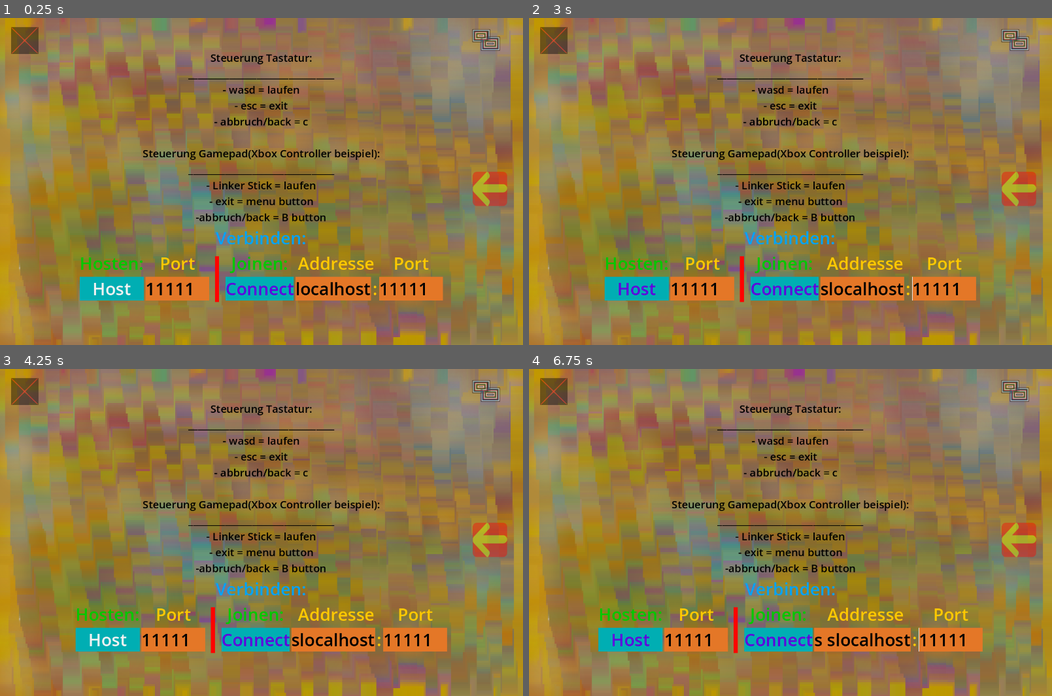
Above: before the commit, frames 1-4 (two rows, left to right).
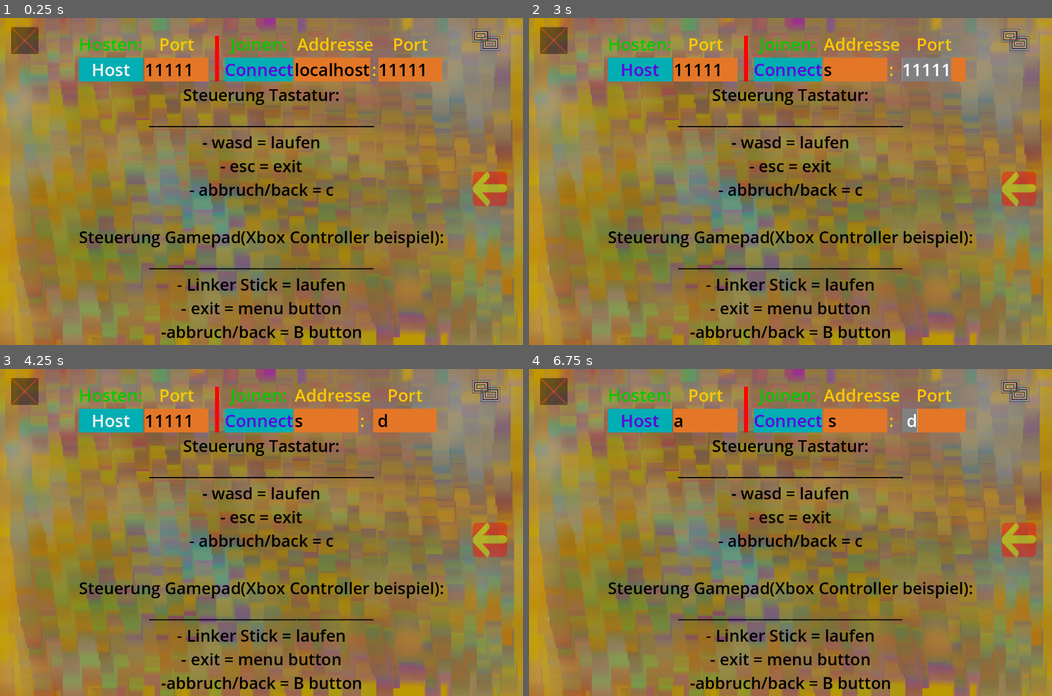
Above: after the commit, the same moments.

Repository: NIK-98/Paint_The_Ground
Game: Godot game, scene res://sceens/main.tscn
Same seed, same stepped clock (60 frames per second), same inputs: the game is played once before the commit and once after it.
Inputs (mouse positions are in pixels of both pictures, inside the frame that each line leads up to):
- Up to frame 1 (0.25 s): no input
- Up to frame 2 (3 s): click "Host" at 0.5 s; click "Connect" at 1.25 s; move the mouse to (905, 165) at 2.02 s; hold D (right) 2.03-2.78 s; hold Tab (Info) 2.03-2.78 s; click (905, 165) at 2.17 s; tap Enter at 2.75 s; move the mouse to (685, 197) at 2.77 s; hold S (down) from 2.78 s (still down); tap Tab (Info) at 2.85 s
- Up to frame 3 (4.25 s): tap Space at 3.5 s; move the mouse to (313, 460) at 3.52 s; release S (down) at 3.53 s; hold D (right) from 3.53 s (still down); hold Tab (Info) from 3.53 s (still down)
- Up to frame 4 (6.75 s): move the mouse to (764, 597) at 4.27 s; release D (right) at 4.28 s; release Tab (Info) at 4.28 s; hold W (up) 4.28-5.03 s; tap Tab (Info) at 4.35, 5.85 s; click (764, 597) at 4.42 s; tap Enter at 5 s; move the mouse to (947, 581) at 5.02 s; hold Tab (Info) 5.03-5.78 s; hold A (left) 5.03-6.53 s; move the mouse to (633, 483) at 5.77 s; tap Space at 6.5 s; move the mouse to (816, 532) at 6.52 s; hold S (down) from 6.53 s (still down); hold Tab (Info) from 6.53 s (still down); click (816, 532) at 6.67 s

The runs differ from the first frame. In frame 1, 17% of the frame differs, in the area x 15-85%, y 5-98%; in frame 2, 17%; in frame 3, 17%; in frame 4, 17%, in the area x 13-87%, y 5-98%.

Commit message:
ui angepasst

Diff:
--- a/project.godot
+++ b/project.godot
@@ -30,6 +30,7 @@
 window/size/borderless=true
 window/stretch/mode="viewport"
 window/stretch/aspect="ignore"
+window/handheld/orientation=4
 window/vsync/vsync_mode=0
 
 [file_customization]
--- a/sceens/ui.tscn
+++ b/sceens/ui.tscn
@@ -8,6 +8,15 @@
 
 [sub_resource type="StyleBoxTexture" id="StyleBoxTexture_qdq5t"]
 texture = ExtResource("2_plmyg")
+
+[sub_resource type="SystemFont" id="SystemFont_6yb3n"]
+font_names = PackedStringArray("Goudy Stout")
+subpixel_positioning = 0
+
+[sub_resource type="Theme" id="Theme_iqe0b"]
+Label/colors/font_color = Color(1, 0.0405029, 0.0223527, 1)
+Label/font_sizes/font_size = 18
+Label/fonts/font = SubResource("SystemFont_6yb3n")
 
 [sub_resource type="StyleBoxFlat" id="StyleBoxFlat_qxaaj"]
 bg_color = Color(0, 0.682353, 0.701961, 1)
@@ -53,32 +62,19 @@
 LineEdit/styles/normal = SubResource("StyleBoxFlat_y8ive")
 LineEdit/styles/read_only = SubResource("StyleBoxFlat_hfxwm")
 
-[sub_resource type="SystemFont" id="SystemFont_6yb3n"]
-font_names = PackedStringArray("Goudy Stout")
-subpixel_positioning = 0
-
-[sub_resource type="Theme" id="Theme_iqe0b"]
-Label/colors/font_color = Color(0.815686, 0.380392, 0, 1)
-Label/font_sizes/font_size = 18
-Label/fonts/font = SubResource("SystemFont_6yb3n")
-
 [node name="UI" type="Control" groups=["Persist"]]
 process_mode = 3
 layout_mode = 3
 anchors_preset = 0
-offset_left = 296.0
-offset_top = 120.0
-offset_right = 336.0
-offset_bottom = 160.0
+offset_right = 1280.0
+offset_bottom = 800.0
 theme = SubResource("Theme_lp7i3")
 script = ExtResource("1_jid7m")
 
 [node name="Panel" type="PanelContainer" parent="."]
-layout_mode = 0
-offset_left = -296.0
-offset_top = -120.0
-offset_right = 984.0
-offset_bottom = 680.0
+layout_mode = 1
+offset_right = 1280.0
+offset_bottom = 800.0
 theme_override_styles/panel = SubResource("StyleBoxTexture_qdq5t")
 
 [node name="CenterContainer" type="CenterContainer" parent="Panel"]
@@ -86,11 +82,130 @@
 
 [node name="Net" type="VBoxContainer" parent="Panel/CenterContainer"]
 layout_mode = 2
+theme_override_constants/separation = 5
+
+[node name="Connecting" type="Label" parent="Panel/CenterContainer/Net"]
+layout_mode = 2
+theme = SubResource("Theme_iqe0b")
+
+[node name="Options" type="HBoxContainer" parent="Panel/CenterContainer/Net"]
+layout_mode = 2
+theme_override_constants/separation = 40
+
+[node name="Option1" type="HBoxContainer" parent="Panel/CenterContainer/Net/Options"]
+layout_mode = 2
+
+[node name="o1" type="VBoxContainer" parent="Panel/CenterContainer/Net/Options/Option1"]
+layout_mode = 2
+
+[node name="Label" type="Label" parent="Panel/CenterContainer/Net/Options/Option1/o1"]
+layout_mode = 2
+theme_override_colors/font_color = Color(0, 0.788235, 0, 1)
+theme_override_font_sizes/font_size = 42
+text = "Hosten:"
+horizontal_alignment = 1
+
+[node name="Host" type="Button" parent="Panel/CenterContainer/Net/Options/Option1/o1"]
+layout_mode = 2
+theme = SubResource("Theme_lvwad")
+theme_override_font_sizes/font_size = 42
+text = "Host"
+script = ExtResource("1_i02t5")
+
+[node name="o1_port" type="VBoxContainer" parent="Panel/CenterContainer/Net/Options/Option1"]
+layout_mode = 2
+
+[node name="Label" type="Label" parent="Panel/CenterContainer/Net/Options/Option1/o1_port"]
+layout_mode = 2
+theme_override_colors/font_color = Color(1, 0.788235, 0, 1)
+theme_override_font_sizes/font_size = 42
+text = "Port"
+horizontal_alignment = 1
+
+[node name="port" type="LineEdit" parent="Panel/CenterContainer/Net/Options/Option1/o1_port"]
+layout_mode = 2
+theme = SubResource("Theme_4377g")
+theme_override_font_sizes/font_size = 42
+text = "11111"
+max_length = 5
+expand_to_text_length = true
+select_all_on_focus = true
+
+[node name="Line2D" type="Line2D" parent="Panel/CenterContainer/Net/Options"]
+position = Vector2(-2, -46)
+points = PackedVector2Array(340, 54, 340, 118.919, 340, 166)
+default_color = Color(1, 0.0117647, 0, 1)
+
+[node name="Option2" type="HBoxContainer" parent="Panel/CenterContainer/Net/Options"]
+layout_mode = 2
+
+[node name="o2" type="VBoxContainer" parent="Panel/CenterContainer/Net/Options/Option2"]
+layout_mode = 2
+
+[node name="Label" type="Label" parent="Panel/CenterContainer/Net/Options/Option2/o2"]
+layout_mode = 2
+theme_override_colors/font_color = Color(0, 0.788235, 0, 1)
+theme_override_font_sizes/font_size = 42
+text = "Joinen:"
+horizontal_alignment = 1
+
+[node name="Connect" type="Button" parent="Panel/CenterContainer/Net/Options/Option2/o2"]
+layout_mode = 2
+theme = SubResource("Theme_s33f1")
+theme_override_font_sizes/font_size = 42
+text = "Connect"
+
+[node name="o3" type="VBoxContainer" parent="Panel/CenterContainer/Net/Options/Option2"]
+layout_mode = 2
+
+[node name="Label" type="Label" parent="Panel/CenterContainer/Net/Options/Option2/o3"]
+layout_mode = 2
+theme_override_colors/font_color = Color(1, 0.788235, 0, 1)
+theme_override_font_sizes/font_size = 42
+text = "Addresse"
+horizontal_alignment = 1
+
+[node name="remote1" type="HBoxContainer" parent="Panel/CenterContainer/Net/Options/Option2/o3"]
+layout_mode = 2
+
+[node name="Remote" type="LineEdit" parent="Panel/CenterContainer/Net/Options/Option2/o3/remote1"]
+layout_mode = 2
+theme = SubResource("Theme_ihe75")
+theme_override_font_sizes/font_size = 42
+text = "localhost"
+max_length = 15
+expand_to_text_length = true
+select_all_on_focus = true
+
+[node name="punkt" type="Label" parent="Panel/CenterContainer/Net/Options/Option2/o3/remote1"]
+layout_mode = 2
+theme_override_colors/font_color = Color(1, 0.788235, 0, 1)
+theme_override_font_sizes/font_size = 42
+text = ":"
+
+[node name="o4" type="VBoxContainer" parent="Panel/CenterContainer/Net/Options/Option2"]
+layout_mode = 2
+
+[node name="Label" type="Label" parent="Panel/CenterContainer/Net/Options/Option2/o4"]
+layout_mode = 2
+theme_override_colors/font_color = Color(1, 0.788235, 0, 1)
+theme_override_font_sizes/font_size = 42
+text = "Port"
+horizontal_alignment = 1
+
+[node name="port" type="LineEdit" parent="Panel/CenterContainer/Net/Options/Option2/o4"]
+layout_mode = 2
+theme = SubResource("Theme_4377g")
+theme_override_font_sizes/font_size = 42
+text = "11111"
+max_length = 5
+expand_to_text_length = true
+select_all_on_focus = true
 
 [node name="Steuerung" type="Label" parent="Panel/CenterContainer/Net"]
 layout_mode = 2
 theme_override_colors/font_color = Color(0, 0, 0, 1)
-theme_override_font_sizes/font_size = 26
+theme_override_font_sizes/font_size = 40
 text = "Steuerung Tastatur:
 ________________________________
 - wasd = laufen
@@ -104,128 +219,5 @@
 -abbruch/back = B button"
 horizontal_alignment = 1
 
-[node name="Label" type="Label" parent="Panel/CenterContainer/Net"]
-layout_mode = 2
-theme_override_colors/font_color = Color(0, 0.639216, 0.980392, 1)
-theme_override_font_sizes/font_size = 42
-text = "Verbinden:"
-horizontal_alignment = 1
-vertical_alignment = 1
-
-[node name="Options" type="HBoxContainer" parent="Panel/CenterContainer/Net"]
-layout_mode = 2
-theme_override_constants/separation = 40
-
-[node name="Option1" type="HBoxContainer" parent="Panel/CenterContainer/Net/Options"]
-layout_mode = 2
-
-[node name="o1" type="VBoxContainer" parent="Panel/CenterContainer/Net/Options/Option1"]
-layout_mode = 2
-
-[node name="Label" type="Label" parent="Panel/CenterContainer/Net/Options/Option1/o1"]
-layout_mode = 2
-theme_override_colors/font_color = Color(0, 0.788235, 0, 1)
-theme_override_font_sizes/font_size = 42
-text = "Hosten:"
-horizontal_alignment = 1
-
-[node name="Host" type="Button" parent="Panel/CenterContainer/Net/Options/Option1/o1"]
-layout_mode = 2
-theme = SubResource("Theme_lvwad")
-theme_override_font_sizes/font_size = 42
-text = "Host"
-script = ExtResource("1_i02t5")
-
-[node name="o1_port" type="VBoxContainer" parent="Panel/CenterContainer/Net/Options/Option1"]
-layout_mode = 2
-
-[node name="Label" type="Label" parent="Panel/CenterContainer/Net/Options/Option1/o1_port"]
-layout_mode = 2
-theme_override_colors/font_color = Color(1, 0.788235, 0, 1)
-theme_override_font_sizes/font_size = 42
-text = "Port"
-horizontal_alignment = 1
-
-[node name="port" type="LineEdit" parent="Panel/CenterContainer/Net/Options/Option1/o1_port"]
-layout_mode = 2
-theme = SubResource("Theme_4377g")
-theme_override_font_sizes/font_size = 42
-text = "11111"
-max_length = 5
-expand_to_text_length = true
-
-[node name="Line2D" type="Line2D" parent="Panel/CenterContainer/Net/Options"]
-position = Vector2(-4, -42)
-points = PackedVector2Array(340, 54, 340, 118.919, 340, 166)
-default_color = Color(1, 0.0117647, 0, 1)
-
-[node name="Option2" type="HBoxContainer" parent="Panel/CenterContainer/Net/Options"]
-layout_mode = 2
-
-[node name="o2" type="VBoxContainer" parent="Panel/CenterContainer/Net/Options/Option2"]
-layout_mode = 2
-
-[node name="Label" type="Label" parent="Panel/CenterContainer/Net/Options/Option2/o2"]
-layout_mode = 2
-theme_override_colors/font_color = Color(0, 0.788235, 0, 1)
-theme_override_font_sizes/font_size = 42
-text = "Joinen:"
-horizontal_alignment = 1
-
-[node name="Connect" type="Button" parent="Panel/CenterContainer/Net/Options/Option2/o2"]
-layout_mode = 2
-theme = SubResource("Theme_s33f1")
-theme_override_font_sizes/font_size = 42
-text = "Connect"
-
-[node name="o3" type="VBoxContainer" parent="Panel/CenterContainer/Net/Options/Option2"]
-layout_mode = 2
-
-[node name="Label" type="Label" parent="Panel/CenterContainer/Net/Options/Option2/o3"]
-layout_mode = 2
-theme_override_colors/font_color = Color(1, 0.788235, 0, 1)
-theme_override_font_sizes/font_size = 42
-text = "Addresse"
-horizontal_alignment = 1
-
-[node name="remote1" type="HBoxContainer" parent="Panel/CenterContainer/Net/Options/Option2/o3"]
-layout_mode = 2
-
-[node name="Remote" type="LineEdit" parent="Panel/CenterContainer/Net/Options/Option2/o3/remote1"]
-layout_mode = 2
-theme = SubResource("Theme_ihe75")
-theme_override_font_sizes/font_size = 42
-text = "localhost"
-max_length = 15
-expand_to_text_length = true
-
-[node name="punkt" type="Label" parent="Panel/CenterContainer/Net/Options/Option2/o3/remote1"]
-layout_mode = 2
-theme_override_colors/font_color = Color(1, 0.788235, 0, 1)
-theme_override_font_sizes/font_size = 42
-text = ":"
-
-[node name="o4" type="VBoxContainer" parent="Panel/CenterContainer/Net/Options/Option2"]
-layout_mode = 2
-
-[node name="Label" type="Label" parent="Panel/CenterContainer/Net/Options/Option2/o4"]
-layout_mode = 2
-theme_override_colors/font_color = Color(1, 0.788235, 0, 1)
-theme_override_font_sizes/font_size = 42
-text = "Port"
-horizontal_alignment = 1
-
-[node name="port" type="LineEdit" parent="Panel/CenterContainer/Net/Options/Option2/o4"]
-layout_mode = 2
-theme = SubResource("Theme_4377g")
-theme_override_font_sizes/font_size = 42
-text = "11111"
-max_length = 5
-expand_to_text_length = true
-
-[node name="Connecting" type="Label" parent="Panel/CenterContainer/Net"]
-layout_mode = 2
-theme = SubResource("Theme_iqe0b")
-
 [connection signal="pressed" from="Panel/CenterContainer/Net/Options/Option1/o1/Host" to="." method="_on_host_pressed"]
 [connection signal="pressed" from="Panel/CenterContainer/Net/Options/Option2/o2/Connect" to="." method="_on_connect_pressed"]
Binary file changed: assets/background/Main.png
Not shown, added: assets/background/Main.png~
